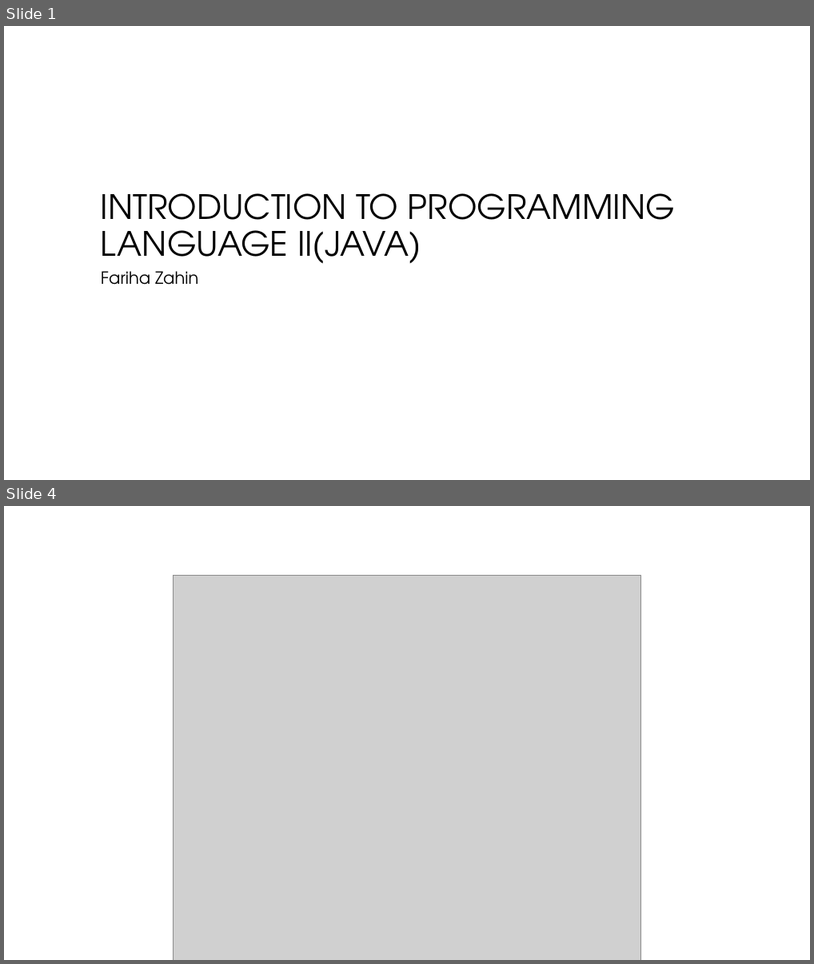
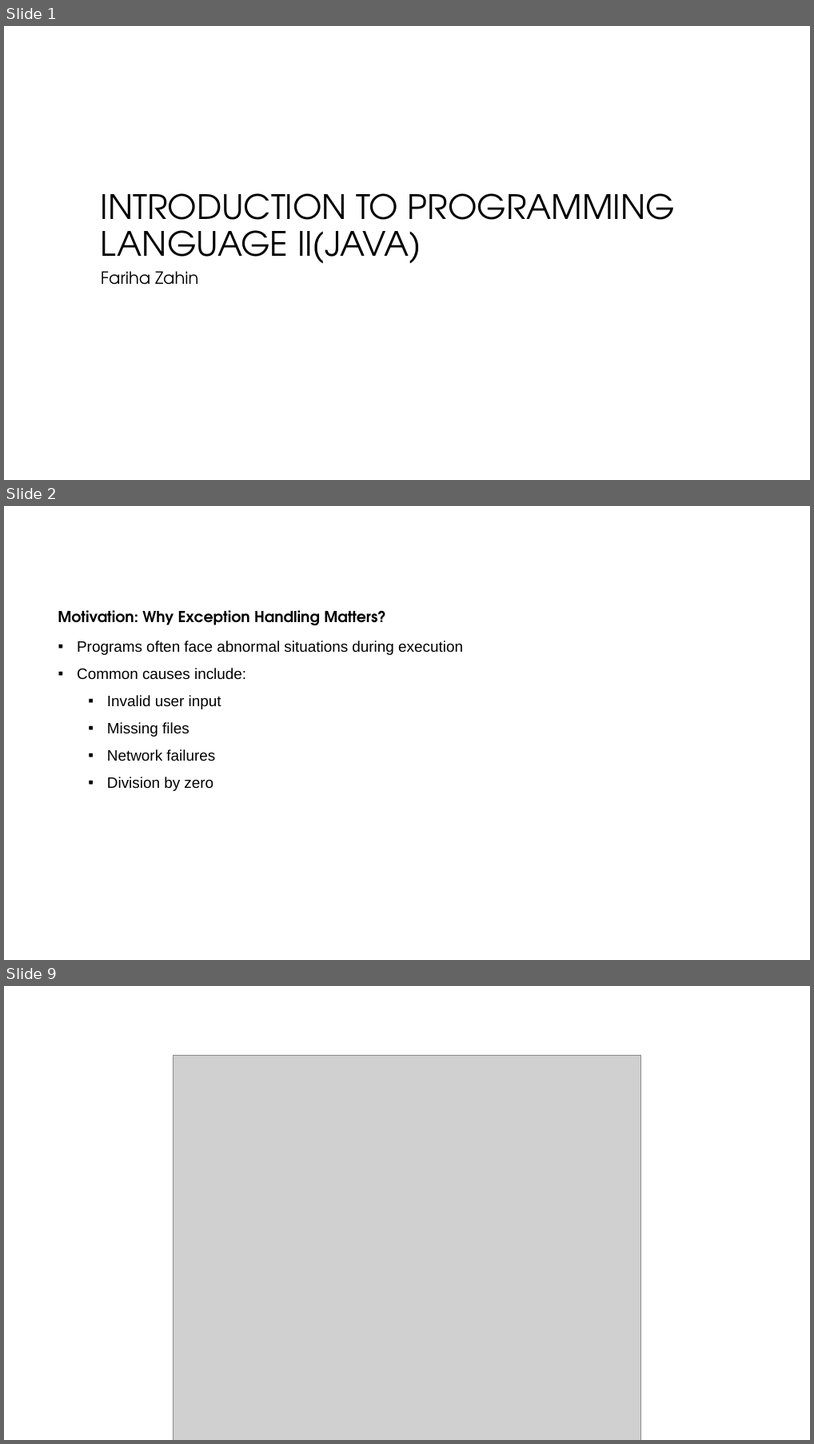
Before and after one commit to ashrafulparan2/Resources, a slide deck: CSE281/Lecture 11.pptx. Shown one above the other, each under a label of ours: slides 1 and 4 before the commit, slides 1, 2 and 9 after it; the slides between them are not shown. The pictures are 814x964 and 814x1444 pixels, drawn with LibreOffice and Linux fonts; fonts in the diff are those of the drawing; grey boxes stand for pictures; background and template pictures are left out. Boxes give left, top, right and bottom in pixels: in the first picture for what was removed or moved away, otherwise in the second. Text is boxed around its words. In the diff, an @@ line names an element or a change of style, - is before the commit and + after.

```diff
--- a/CSE281/Lecture 11.pptx
+++ b/CSE281/Lecture 11.pptx
@@ slide 2 added at <box>4,506,810,960</box>, background #FFFFFF @@
@@ text added at <box>58,610,386,625</box>, 18 pt, text #000000, bold @@
+Motivation: Why Exception Handling Matters?
@@ text added at <box>77,640,463,791</box>, 18 pt, text #000000 @@
+▪ Programs often face abnormal situations during execution
+▪ Common causes include:
+  ▪ Invalid user input
+  ▪ Missing files
+  ▪ Network failures
+  ▪ Division by zero
@@ what was slide 4 is now slide 9 @@
```
Also in this commit, not shown: 2 slides changed, 5 other slides added, 1 slide removed, 1 other file.
